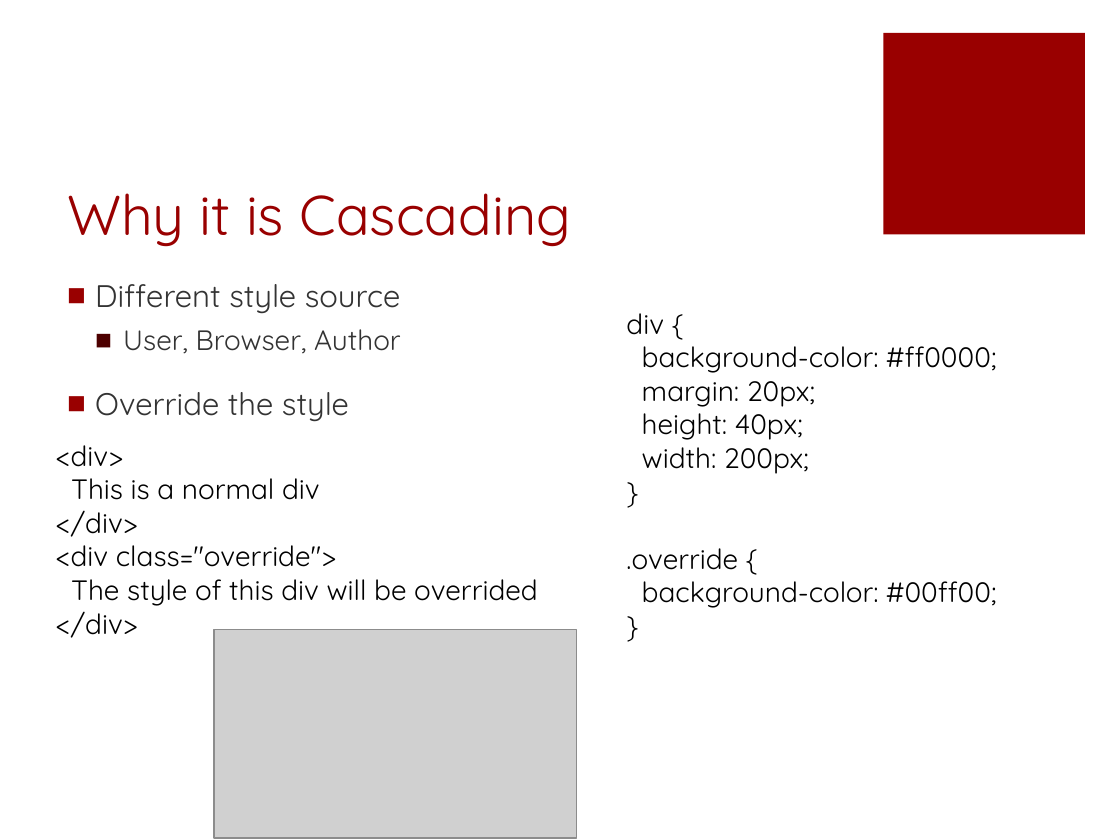
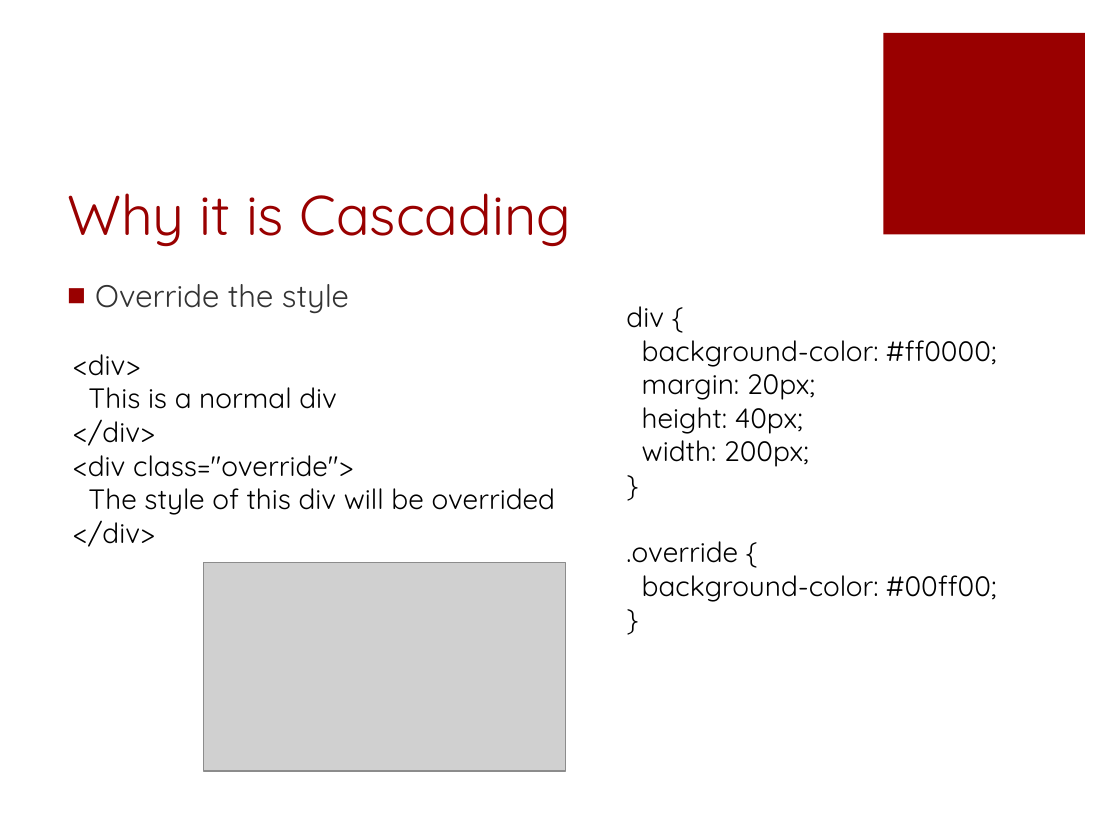
Before and after one commit to fuying/frondendtraining, a slide deck: slide 10 of CSS/CSS.pptx (slide 11 before the commit). Drawn at 1120x840 pixels with LibreOffice and Linux fonts; fonts in the diff are those of the drawing; grey boxes stand for pictures. Boxes give left, top, right and bottom in pixels: in the first picture for what was removed or moved away, otherwise in the second. Text is boxed around its words. In the diff, an @@ line names an element or a change of style, - is before the commit and + after.

```diff
--- a/CSS/CSS.pptx
+++ b/CSS/CSS.pptx
@@ text at bbox=[95, 284, 401, 354]: paragraphs removed @@
-■ Different style source
-  ■ User, Browser, Author
@@ text "div {": place and size @@
-text "div {" at bbox=[626, 313, 996, 608]
+text "div {" at bbox=[626, 306, 996, 602]
@@ text "<div>": place and size @@
-text "<div>" at bbox=[56, 445, 538, 638]
+text "<div>" at bbox=[73, 354, 556, 547]
@@ picture: place and size @@
-picture at bbox=[214, 629, 577, 838]
+picture at bbox=[203, 562, 566, 771]
```
Also in this commit, not shown: 6 other slides changed, 1 slide added, 1 slide removed.
